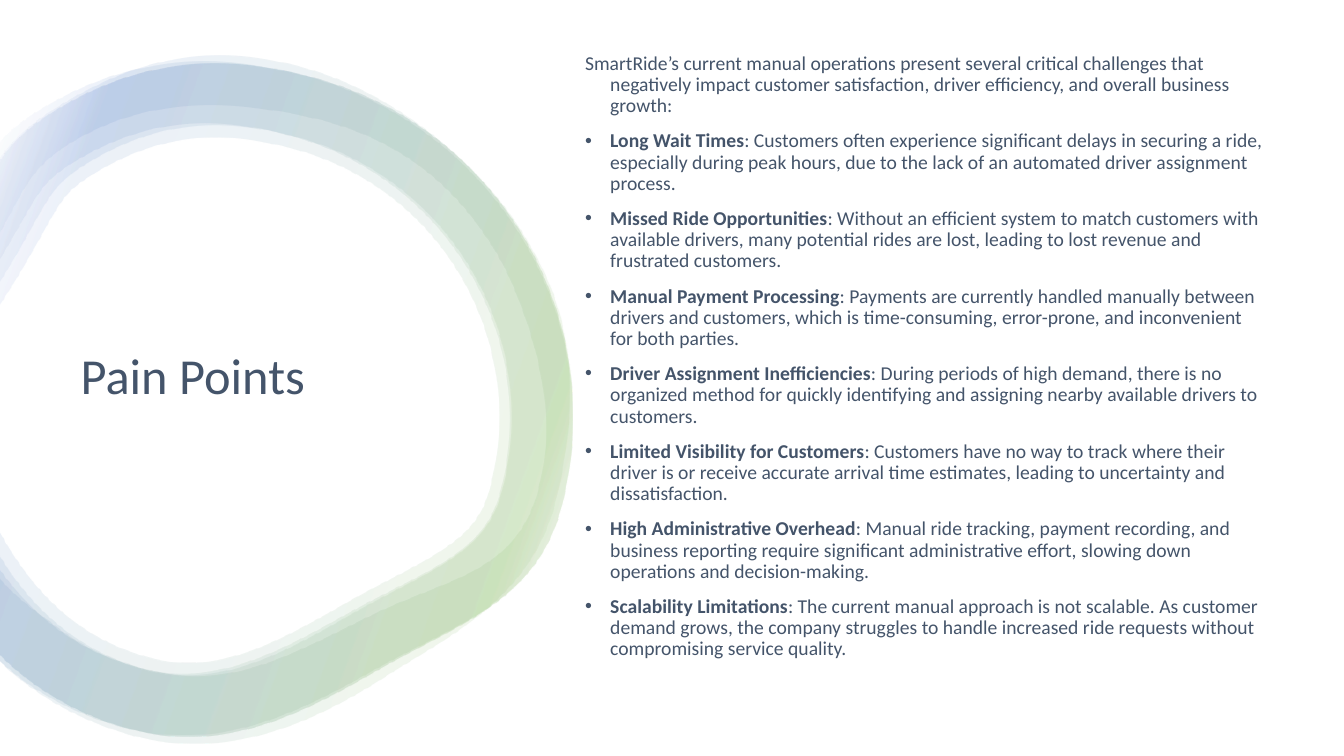
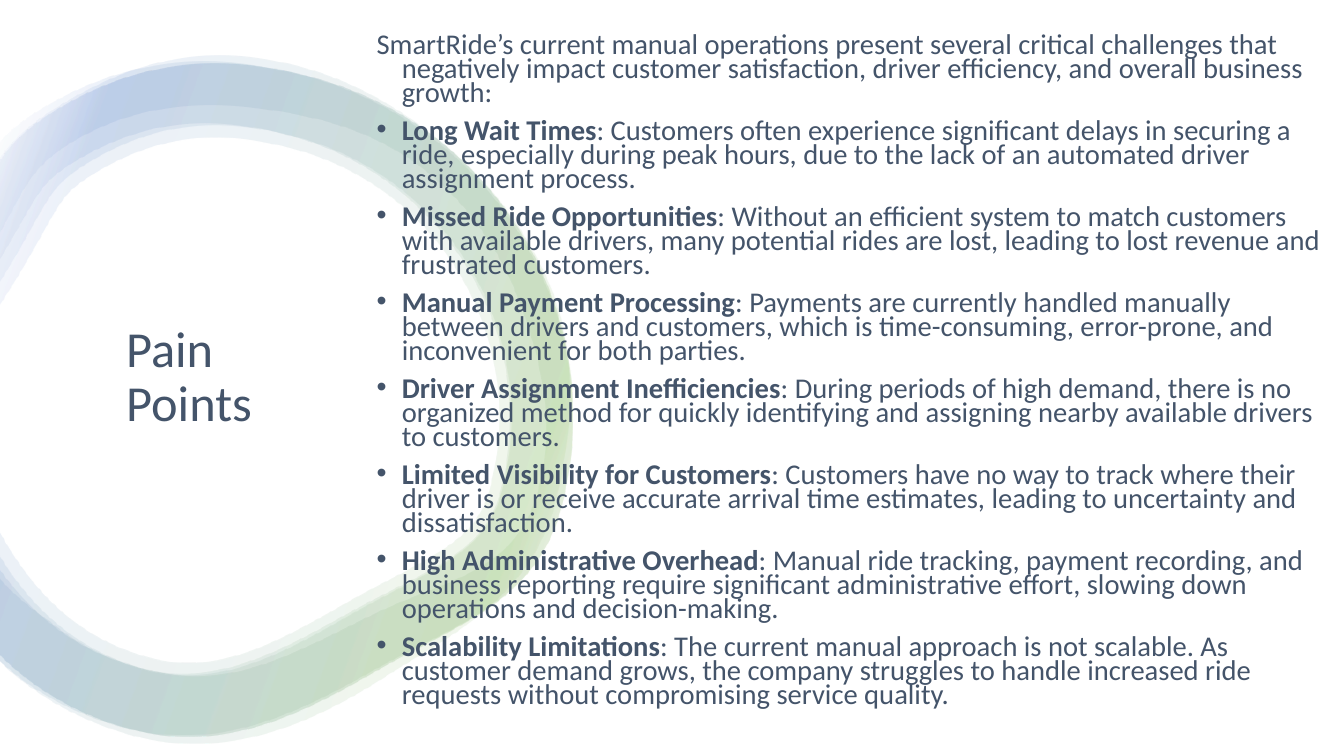
Before and after one commit to CheetoBuri/SE_SmartRide, a slide deck: slide 5 of 523K0010_523K0013.pptx. Drawn at 1344x756 pixels with LibreOffice and Linux fonts; fonts in the diff are those of the drawing. Boxes give left, top, right and bottom in pixels: in the first picture for what was removed or moved away, otherwise in the second. Text is boxed around its words. In the diff, an @@ line names an element or a change of style, - is before the commit and + after.

```diff
--- a/523K0010_523K0013.pptx
+++ b/523K0010_523K0013.pptx
@@ text "SmartRide’s current manual operations present ..." moved from (x1=585, y1=56, x2=1262, y2=659) to (x1=377, y1=34, x2=1320, y2=709) @@
@@ text "SmartRide’s current manual operations present ..." at (x1=377, y1=34, x2=1320, y2=709): size 14 to 20.4 pt; line spacing 0.9 to 0.7 @@
@@ title "Pain Points" rewrapped from (x1=81, y1=359, x2=305, y2=395) to (x1=126, y1=332, x2=252, y2=422) @@
```
Also in this commit, not shown: 7 other slides changed.
